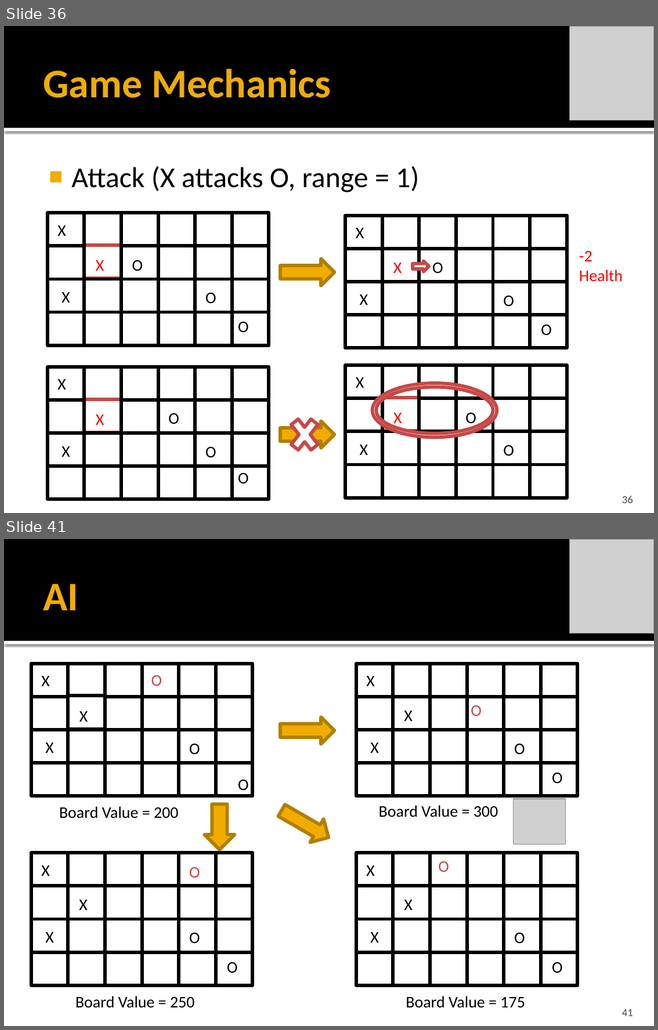
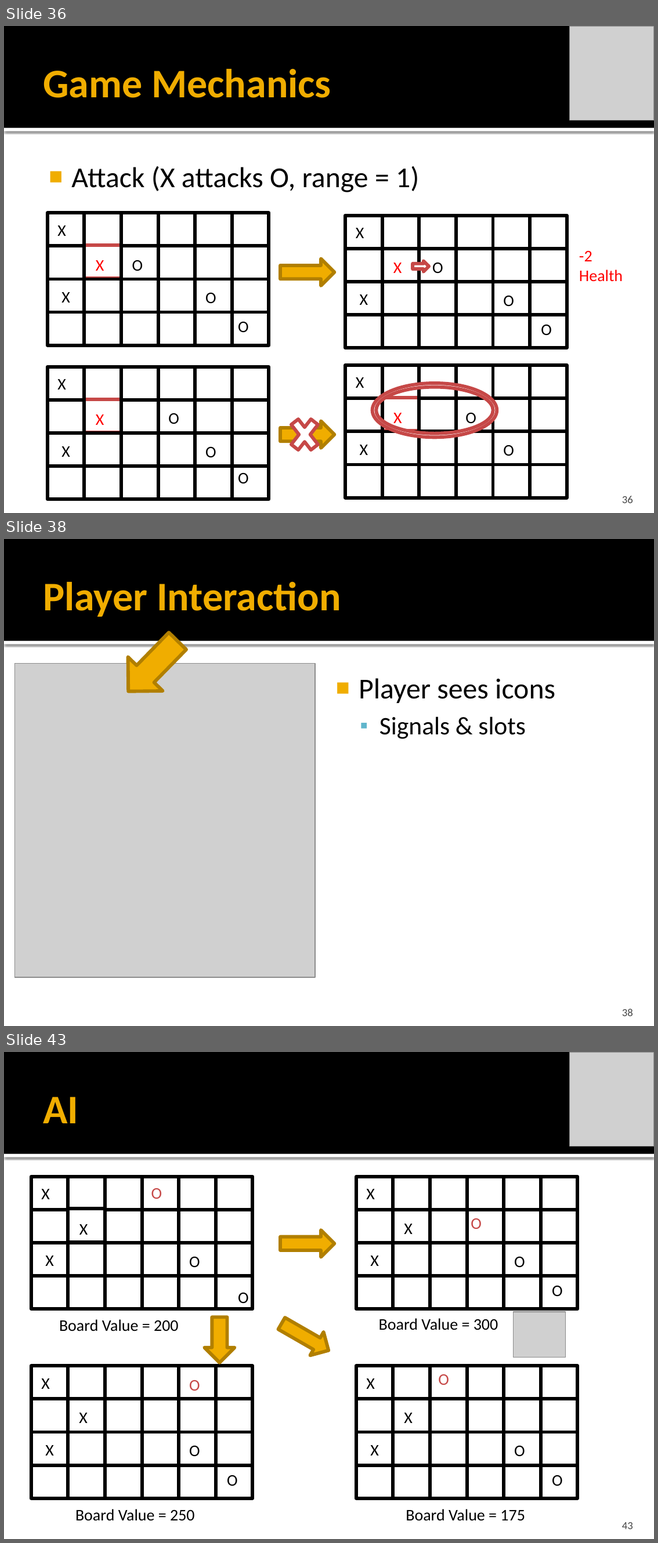
Before and after one commit to idxExtropy/duel-reality, a slide deck: Docs/DUEL REALITY .pptx. Shown one above the other, each under a label of ours: slides 36 and 41 before the commit, slides 36, 38 and 43 after it; the slides between them are not shown. The pictures are 658x1030 and 658x1543 pixels, drawn with LibreOffice and Linux fonts; fonts in the diff are those of the drawing; grey boxes stand for pictures. Boxes give left, top, right and bottom in pixels: in the first picture for what was removed or moved away, otherwise in the second. Text is boxed around its words. In the diff, an @@ line names an element or a change of style, - is before the commit and + after.

```diff
--- a/Docs/DUEL REALITY .pptx
+++ b/Docs/DUEL REALITY .pptx
@@ slide 38 added at bbox=[4, 539, 654, 1026], background #FFFFFF; not listed: 2 template elements that a slide beside it also shows @@
@@ title added at bbox=[43, 581, 340, 617], 45 pt, text #F0AD00, bold @@
+Player Interaction
@@ left arrow added at bbox=[111, 624, 195, 708], fill #F0AD00, outline #B28000 3.78 pt @@
@@ picture added at bbox=[15, 664, 315, 977] @@
@@ text added at bbox=[358, 678, 555, 739], 32 pt, text #000000 @@
+■ Player sees icons
+  ▪ Signals & slots
@@ page number added at bbox=[622, 1009, 633, 1016], 12 pt, text #454545 @@
+38
@@ what was slide 41 is now slide 43 @@
@@ page number at bbox=[622, 1522, 633, 1529]: text changed @@
-41
+43
```
Also in this commit, not shown: 9 slides changed, 1 other slide added, 1 slide removed.
